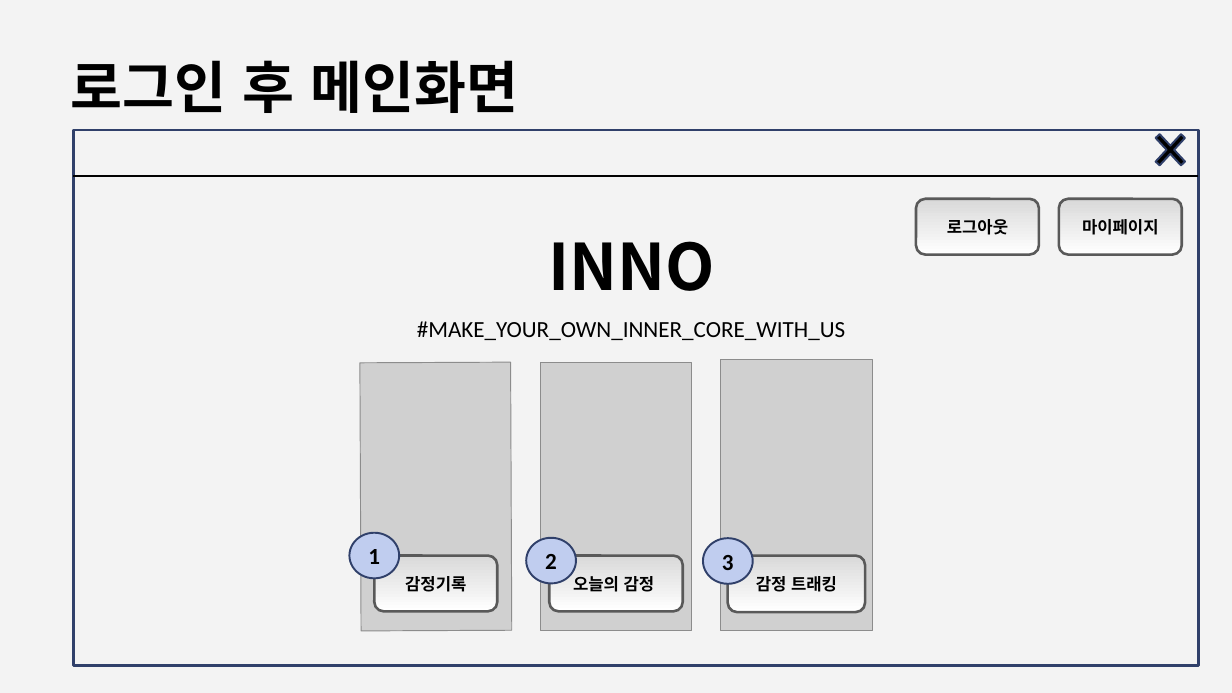
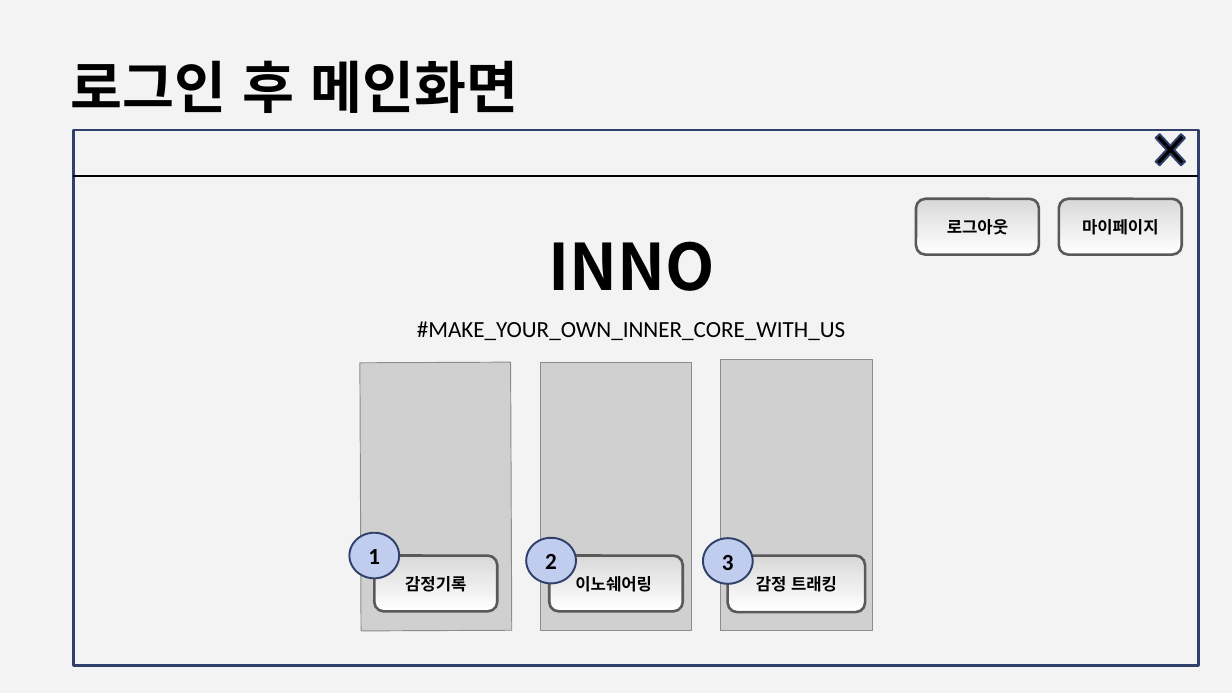
Before and after one commit to sagejeong/webtest1, a slide deck: slide 18 of 화면설계서(AI융합소프트웨어_B반_정해서).pptx. Drawn at 1232x693 pixels with LibreOffice and Linux fonts; fonts in the diff are those of the drawing; grey boxes stand for pictures. Boxes give left, top, right and bottom in pixels: in the first picture for what was removed or moved away, otherwise in the second. Text is boxed around its words. In the diff, an @@ line names an element or a change of style, - is before the commit and + after.

Commit message:
화면설계도_찐마지막_정해서

```diff
--- a/화면설계서(AI융합소프트웨어_B반_정해서).pptx
+++ b/화면설계서(AI융합소프트웨어_B반_정해서).pptx
@@ text in rounded rectangle at [575, 576, 652, 592]: text changed @@
-오늘의 감정
+이노쉐어링
```
